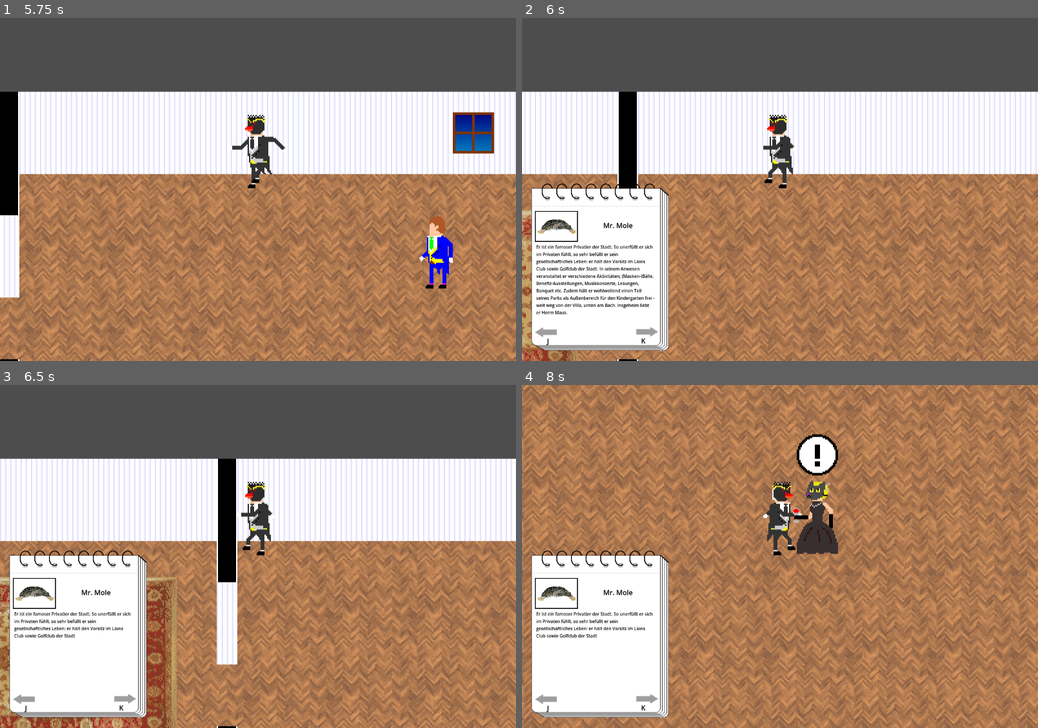
Above: before the commit, frames 1-4 (two rows, left to right).
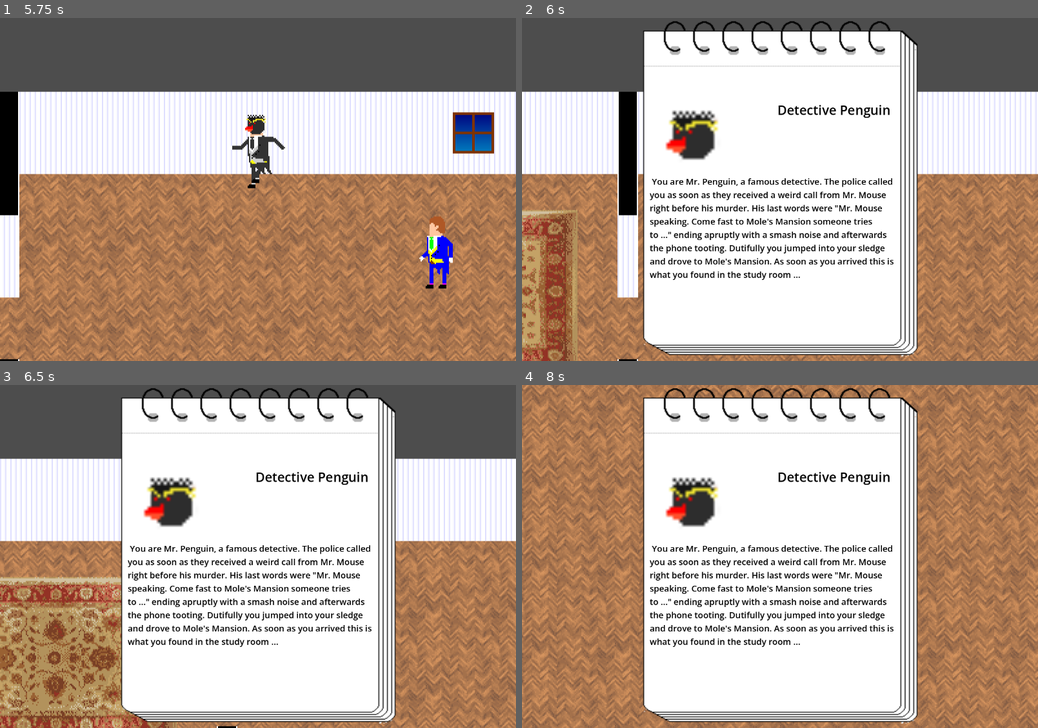
Above: after the commit, the same moments.

Repository: gartenschlaefer/mmmmm
Game: Godot game, scene res://scenes/mmmmm.tscn
The game is run twice, just before and just after one commit, with the same random seed, the same clock (stepped at 60 frames per second) and the same inputs.
Inputs:
- Up to frame 1 (5.75 s): click "Credits" at 0.5 s; tap Enter at 1.25, 2.75 s; hold D (right) 1.28-2.03 s; tap K (next_page) at 1.35, 2.3, 4.35 s; tap J (prev_page) at 1.55, 2.1, 3.05, 5.1 s; tap Space at 2, 4.25 s; hold S (down) 2.03-2.78 s; hold D (right) 2.78-3.5 s; tap X (interact) at 2.85 s; click "Start" at 3.5 s; hold W (up) 4.28-5.03 s; hold A (left) from 5.03 s (still down)
- Up to frame 2 (6 s): keep holding A (left); tap Tab (toggle_notes) at 5.85 s
- Up to frame 3 (6.5 s): keep holding A (left); tap K (next_page) at 6.05 s
- Up to frame 4 (8 s): release A (left) at 6.53 s; hold S (down) 6.53-7.28 s; tap K (next_page) at 6.6, 7.55 s; tap J (prev_page) at 6.8, 7.35 s; hold D (right) from 7.28 s (still down)

Frame 1 is identical in both runs. In frame 2, 51% of the frame differs, in the area x 1-77%, y 0-99%; in frame 3, 52%; in frame 4, 59%.

Commit message:
enhanced notebook

Diff:
--- /dev/null
+++ b/CharacterEnum.gd
@@ -0,0 +1,12 @@
+class_name Character_Enum
+enum Characters {
+	MOLE,
+	FOX,
+	BUNNY,
+	OWL,
+	PENGUIN,
+	SHRIMP,
+	CHAMELEON,
+	MOUSE,
+	CAT
+}
--- a/scenes/mmmmm.tscn
+++ b/scenes/mmmmm.tscn
@@ -6,15 +6,15 @@
 [ext_resource type="Script" uid="uid://dd8lqcv6crk04" path="res://scripts/credits_canvas.gd" id="4_ey5gi"]
 [ext_resource type="Script" uid="uid://ceocf5h4dh25y" path="res://scripts/title_canvas.gd" id="5_g8ct3"]
 
-[node name="mmmmm" type="Node2D"]
+[node name="mmmmm" type="Node2D" unique_id=1792399627]
 script = ExtResource("1_d1dor")
 
-[node name="world" type="Node" parent="."]
+[node name="world" type="Node" parent="." unique_id=1453462322]
 
-[node name="win_canvas" type="CanvasLayer" parent="."]
+[node name="win_canvas" type="CanvasLayer" parent="." unique_id=1722518719]
 script = ExtResource("2_dx8pv")
 
-[node name="ColorRect" type="ColorRect" parent="win_canvas"]
+[node name="ColorRect" type="ColorRect" parent="win_canvas" unique_id=409901608]
 anchors_preset = 15
 anchor_right = 1.0
 anchor_bottom = 1.0
@@ -22,7 +22,7 @@
 grow_vertical = 2
 color = Color(0.46666667, 0.46666667, 0.7019608, 1)
 
-[node name="MarginContainer" type="MarginContainer" parent="win_canvas/ColorRect"]
+[node name="MarginContainer" type="MarginContainer" parent="win_canvas/ColorRect" unique_id=176851058]
 layout_mode = 1
 anchors_preset = 5
 anchor_left = 0.5
@@ -33,29 +33,29 @@
 grow_horizontal = 2
 theme_override_constants/margin_top = 30
 
-[node name="VBoxContainer" type="VBoxContainer" parent="win_canvas/ColorRect/MarginContainer"]
+[node name="VBoxContainer" type="VBoxContainer" parent="win_canvas/ColorRect/MarginContainer" unique_id=1869501020]
 layout_mode = 2
 
-[node name="Label" type="Label" parent="win_canvas/ColorRect/MarginContainer/VBoxContainer"]
+[node name="Label" type="Label" parent="win_canvas/ColorRect/MarginContainer/VBoxContainer" unique_id=151695941]
 layout_mode = 2
 text = "WIN"
 label_settings = ExtResource("2_qx7hw")
 
-[node name="MarginContainer" type="MarginContainer" parent="win_canvas/ColorRect/MarginContainer/VBoxContainer"]
+[node name="MarginContainer" type="MarginContainer" parent="win_canvas/ColorRect/MarginContainer/VBoxContainer" unique_id=337526647]
 layout_mode = 2
 
-[node name="buttons" type="VBoxContainer" parent="win_canvas/ColorRect/MarginContainer/VBoxContainer/MarginContainer"]
+[node name="buttons" type="VBoxContainer" parent="win_canvas/ColorRect/MarginContainer/VBoxContainer/MarginContainer" unique_id=1364861475]
 layout_mode = 2
 
-[node name="Button" type="Button" parent="win_canvas/ColorRect/MarginContainer/VBoxContainer/MarginContainer/buttons"]
+[node name="Button" type="Button" parent="win_canvas/ColorRect/MarginContainer/VBoxContainer/MarginContainer/buttons" unique_id=479599662]
 layout_mode = 2
 text = "Exit"
 
-[node name="credits_canvas" type="CanvasLayer" parent="."]
+[node name="credits_canvas" type="CanvasLayer" parent="." unique_id=371110039]
 visible = false
 script = ExtResource("4_ey5gi")
 
-[node name="ColorRect" type="ColorRect" parent="credits_canvas"]
+[node name="ColorRect" type="ColorRect" parent="credits_canvas" unique_id=2145860533]
 anchors_preset = 15
 anchor_right = 1.0
 anchor_bottom = 1.0
@@ -63,7 +63,7 @@
 grow_vertical = 2
 color = Color(0.46666667, 0.46666667, 0.7019608, 1)
 
-[node name="MarginContainer" type="MarginContainer" parent="credits_canvas/ColorRect"]
+[node name="MarginContainer" type="MarginContainer" parent="credits_canvas/ColorRect" unique_id=1238784211]
 layout_mode = 1
 anchors_preset = 5
 anchor_left = 0.5
@@ -74,29 +74,29 @@
 grow_horizontal = 2
 theme_override_constants/margin_top = 30
 
-[node name="VBoxContainer" type="VBoxContainer" parent="credits_canvas/ColorRect/MarginContainer"]
+[node name="VBoxContainer" type="VBoxContainer" parent="credits_canvas/ColorRect/MarginContainer" unique_id=922161885]
 layout_mode = 2
 
-[node name="Label" type="Label" parent="credits_canvas/ColorRect/MarginContainer/VBoxContainer"]
+[node name="Label" type="Label" parent="credits_canvas/ColorRect/MarginContainer/VBoxContainer" unique_id=2082148666]
 layout_mode = 2
 text = "Credits
 "
 label_settings = ExtResource("2_qx7hw")
 
-[node name="MarginContainer" type="MarginContainer" parent="credits_canvas/ColorRect/MarginContainer/VBoxContainer"]
+[node name="MarginContainer" type="MarginContainer" parent="credits_canvas/ColorRect/MarginContainer/VBoxContainer" unique_id=1974933202]
 layout_mode = 2
 
-[node name="buttons" type="VBoxContainer" parent="credits_canvas/ColorRect/MarginContainer/VBoxContainer/MarginContainer"]
+[node name="buttons" type="VBoxContainer" parent="credits_canvas/ColorRect/MarginContainer/VBoxContainer/MarginContainer" unique_id=1900826131]
 layout_mode = 2
 
-[node name="Button" type="Button" parent="credits_canvas/ColorRect/MarginContainer/VBoxContainer/MarginContainer/buttons"]
+[node name="Button" type="Button" parent="credits_canvas/ColorRect/MarginContainer/VBoxContainer/MarginContainer/buttons" unique_id=1943708224]
 layout_mode = 2
 text = "Exit"
 
-[node name="title_canvas" type="CanvasLayer" parent="."]
+[node name="title_canvas" type="CanvasLayer" parent="." unique_id=1062149007]
 script = ExtResource("5_g8ct3")
 
-[node name="ColorRect" type="ColorRect" parent="title_canvas"]
+[node name="ColorRect" type="ColorRect" parent="title_canvas" unique_id=1519202474]
 anchors_preset = 15
 anchor_right = 1.0
 anchor_bottom = 1.0
@@ -104,7 +104,7 @@
 grow_vertical = 2
 color = Color(0.46666667, 0.46666667, 0.7019608, 1)
 
-[node name="MarginContainer" type="MarginContainer" parent="title_canvas/ColorRect"]
+[node name="MarginContainer" type="MarginContainer" parent="title_canvas/ColorRect" unique_id=707536551]
 layout_mode = 1
 anchors_preset = 5
 anchor_left = 0.5
@@ -115,33 +115,33 @@
 grow_horizontal = 2
 theme_override_constants/margin_top = 30
 
-[node name="VBoxContainer" type="VBoxContainer" parent="title_canvas/ColorRect/MarginContainer"]
+[node name="VBoxContainer" type="VBoxContainer" parent="title_canvas/ColorRect/MarginContainer" unique_id=78199226]
 layout_mode = 2
 
-[node name="Label" type="Label" parent="title_canvas/ColorRect/MarginContainer/VBoxContainer"]
+[node name="Label" type="Label" parent="title_canvas/ColorRect/MarginContainer/VBoxContainer" unique_id=259791895]
 layout_mode = 2
 text = "MMMMM"
 label_settings = ExtResource("2_qx7hw")
 
-[node name="MarginContainer" type="MarginContainer" parent="title_canvas/ColorRect/MarginContainer/VBoxContainer"]
+[node name="MarginContainer" type="MarginContainer" parent="title_canvas/ColorRect/MarginContainer/VBoxContainer" unique_id=14239257]
 layout_mode = 2
 theme_override_constants/margin_top = 50
 
-[node name="buttons" type="VBoxContainer" parent="title_canvas/ColorRect/MarginContainer/VBoxContainer/MarginContainer"]
+[node name="buttons" type="VBoxContainer" parent="title_canvas/ColorRect/MarginContainer/VBoxContainer/MarginContainer" unique_id=956220202]
 layout_mode = 2
 theme_override_constants/separation = 20
 
-[node name="start" type="Button" parent="title_canvas/ColorRect/MarginContainer/VBoxContainer/MarginContainer/buttons"]
+[node name="start" type="Button" parent="title_canvas/ColorRect/MarginContainer/VBoxContainer/MarginContainer/buttons" unique_id=1816580993]
 custom_minimum_size = Vector2(0, 69)
 layout_mode = 2
 text = "Start
 "
 
-[node name="credits" type="Button" parent="title_canvas/ColorRect/MarginContainer/VBoxContainer/MarginContainer/buttons"]
+[node name="credits" type="Button" parent="title_canvas/ColorRect/MarginContainer/VBoxContainer/MarginContainer/buttons" unique_id=4938269]
 layout_mode = 2
 text = "Credits"
 
-[node name="exit" type="Button" parent="title_canvas/ColorRect/MarginContainer/VBoxContainer/MarginContainer/buttons"]
+[node name="exit" type="Button" parent="title_canvas/ColorRect/MarginContainer/VBoxContainer/MarginContainer/buttons" unique_id=1384509466]
 layout_mode = 2
 text = "Exit"
 
--- a/scenes/notepage.tscn
+++ b/scenes/notepage.tscn
@@ -3,10 +3,10 @@
 [ext_resource type="Texture2D" uid="uid://debstykbwf3yn" path="res://art/notepadArt/notebookpage.png" id="1_2vjex"]
 [ext_resource type="Script" uid="uid://f3r7mfrqhe1l" path="res://scripts/notepage.gd" id="1_nqsnd"]
 [ext_resource type="Texture2D" uid="uid://cwjl2rqrh2pjo" path="res://art/notepadArt/arrow.png" id="2_nqsnd"]
-[ext_resource type="Texture2D" uid="uid://chrcxxy83ud1y" path="res://art/character_pictures/pic_mole.png" id="3_pluw0"]
 
 [sub_resource type="StyleBoxFlat" id="StyleBoxFlat_t2tca"]
-bg_color = Color(0, 0, 0, 1)
+bg_color = Color(1, 1, 1, 1)
+border_color = Color(1, 1, 1, 1)
 
 [node name="notepage" type="Control" unique_id=123220286]
 layout_mode = 3
@@ -18,39 +18,58 @@
 
 [node name="notepadSprite" type="TextureRect" parent="." unique_id=548723781]
 layout_mode = 0
-offset_left = 21.0
-offset_top = -430.0
-offset_right = 341.0
-offset_bottom = 20.0
-scale = Vector2(1, 0.9088889)
+offset_left = 280.0
+offset_top = -825.0
+offset_right = 600.0
+offset_bottom = -375.0
+scale = Vector2(2, 1.818)
 texture = ExtResource("1_2vjex")
+
+[node name="right_arrow" type="TextureRect" parent="." unique_id=1046965108]
+layout_mode = 0
+offset_left = 821.0
+offset_top = -97.0
+offset_right = 871.0
+offset_bottom = -74.0
+texture = ExtResource("2_nqsnd")
+
+[node name="Label" type="Label" parent="right_arrow" unique_id=1388404117]
+top_level = true
+layout_mode = 0
+offset_left = 820.0
+offset_top = 727.0
+offset_right = 860.0
+offset_bottom = 750.0
+theme_override_colors/font_color = Color(0, 0, 0, 1)
+text = "K"
+horizontal_alignment = 1
 
 [node name="left_arrow" type="TextureRect" parent="." unique_id=1750002782]
 layout_mode = 0
-offset_left = 31.0
-offset_top = -78.0
-offset_right = 81.0
-offset_bottom = -55.0
+offset_left = 293.0
+offset_top = -97.0
+offset_right = 343.0
+offset_bottom = -74.0
 texture = ExtResource("2_nqsnd")
 flip_h = true
 
 [node name="Label" type="Label" parent="left_arrow" unique_id=269723872]
 top_level = true
 layout_mode = 0
-offset_left = 41.0
-offset_top = 742.0
-offset_right = 81.0
-offset_bottom = 765.0
+offset_left = 305.0
+offset_top = 723.0
+offset_right = 345.0
+offset_bottom = 746.0
 theme_override_colors/font_color = Color(0, 0, 0, 1)
 text = "J"
 horizontal_alignment = 1
 
 [node name="CharacterIconContainer" type="PanelContainer" parent="." unique_id=54293734]
 layout_mode = 0
-offset_left = 30.0
-offset_top = -350.0
-offset_right = 130.0
-offset_bottom = -278.0
+offset_left = 290.0
+offset_top = -680.0
+offset_right = 530.0
+offset_bottom = -440.0
 theme_override_styles/panel = SubResource("StyleBoxFlat_t2tca")
 
 [node name="CharacterIconMarginContainer" type="MarginContainer" parent="CharacterIconContainer" unique_id=1672361258]
@@ -62,7 +81,6 @@
 
 [node name="IconTexture" type="TextureRect" parent="CharacterIconContainer/CharacterIconMarginContainer" unique_id=1499479796]
 layout_mode = 2
-texture = ExtResource("3_pluw0")
 expand_mode = 2
 
 [node name="Character_Descriptions" type="Control" parent="." unique_id=1953794538]
@@ -74,41 +92,21 @@
 
 [node name="MainDescription" type="Label" parent="Character_Descriptions" unique_id=1721731779]
 layout_mode = 0
-offset_left = 33.0
-offset_top = -273.0
-offset_right = 311.0
-offset_bottom = -88.0
+offset_left = 297.0
+offset_top = -433.0
+offset_right = 870.0
+offset_bottom = -106.0
 theme_override_colors/font_color = Color(0, 0, 0, 1)
-theme_override_font_sizes/font_size = 10
-text = "Er ist ein famoser Privatier der Stadt. So unerfüllt er sich im Privaten fühlt, so sehr befüllt er sein gesellschaftliches Leben: er hält den Vorsitz im Lions Club sowie Golfclub der Stadt. In seinem Anwesen veranstaltet er verschiedene Aktivitäten; (Masken-)Bälle, Benefiz-Ausstellungen, Musikkonzerte, Lesungen, Banquet etc. Zudem hält er wohlwollend einen Teil seines Parks als Außenbereich für den Kindergarten frei - weit weg von der Villa, unten am Bach. Insgeheim liebt er Herrn Maus."
+theme_override_font_sizes/font_size = 20
 autowrap_mode = 2
 
 [node name="TopDescription" type="Label" parent="Character_Descriptions" unique_id=952005880]
 layout_mode = 0
-offset_left = 132.0
-offset_top = -346.0
-offset_right = 316.0
-offset_bottom = -286.0
+offset_left = 594.0
+offset_top = -616.0
+offset_right = 778.0
+offset_bottom = -556.0
 theme_override_colors/font_color = Color(0, 0, 0, 1)
-text = "Mr. Mole"
+theme_override_font_sizes/font_size = 30
 horizontal_alignment = 1
 vertical_alignment = 1
-
-[node name="right_arrow" type="TextureRect" parent="Character_Descriptions" unique_id=1046965108]
-layout_mode = 0
-offset_left = 266.0
-offset_top = -79.0
-offset_right = 316.0
-offset_bottom = -56.0
-texture = ExtResource("2_nqsnd")
-
-[node name="Label" type="Label" parent="Character_Descriptions/right_arrow" unique_id=1388404117]
-top_level = true
-layout_mode = 0
-offset_left = 263.0
-offset_top = 741.0
-offset_right = 303.0
-offset_bottom = 764.0
-theme_override_colors/font_color = Color(0, 0, 0, 1)
-text = "K"
-horizontal_alignment = 1
--- a/scripts/notepage.gd
+++ b/scripts/notepage.gd
@@ -1,33 +1,66 @@
 extends Node
 var notePageDetails : Array[NotePageDetails] = [];
-var current_description = 0;
+var current_description = -1;
+var charactersFound : Array[Character_Enum.Characters] = [];
 @onready var main_description: Label = $Character_Descriptions/MainDescription
 @onready var top_description: Label = $Character_Descriptions/TopDescription
 @onready var icon_texture: TextureRect = $CharacterIconContainer/CharacterIconMarginContainer/IconTexture
+@onready var left_arrow: TextureRect = $left_arrow
+@onready var right_arrow: TextureRect = $right_arrow
 
 # Called when the node enters the scene tree for the first time.
 func _ready() -> void:
-	#Mr Mole
-	notePageDetails.push_back(NotePageDetails.new(preload("uid://chrcxxy83ud1y"),"Mr. Mole", "Er ist ein famoser Privatier der Stadt. So unerfüllt er sich im Privaten fühlt, so sehr befüllt er sein gesellschaftliches Leben: er hält den Vorsitz im Lions Club sowie Golfclub der Stadt. In seinem Anwesen veranstaltet er verschiedene Aktivitäten; (Masken-)Bälle, Benefiz-Ausstellungen, Musikkonzerte, Lesungen, Banquet etc. Zudem hält er wohlwollend einen Teil seines Parks als Außenbereich für den Kindergarten frei - weit weg von der Villa, unten am Bach. Insgeheim liebt er Herrn Maus."));;
-	#test
-	notePageDetails.push_back(NotePageDetails.new(preload("uid://chrcxxy83ud1y"),"Mr. Mole", "Er ist ein famoser Privatier der Stadt. So unerfüllt er sich im Privaten fühlt, so sehr befüllt er sein gesellschaftliches Leben: er hält den Vorsitz im Lions Club sowie Golfclub der Stadt"));
-
+	characterFound(Character_Enum.Characters.PENGUIN);
 
 # Called every frame. 'delta' is the elapsed time since the previous frame.
 func _process(_delta: float) -> void:
-	var new_description = current_description
-	if(Input.is_action_just_pressed("next_page")):
-		if (current_description < notePageDetails.size()-1):
-			new_description = current_description +1;
-	elif (Input.is_action_just_pressed("prev_page")):
-		if(current_description > 0) :
-			new_description = current_description -1;
-	if (new_description != current_description):
-		current_description = new_description;
-		updatePageDescription();
+	if(notePageDetails.size()>0):
+		var new_description = 0 if current_description == -1 else  current_description;
+		if(Input.is_action_just_pressed("next_page")):
+			if (current_description < notePageDetails.size()-1):
+				new_description = current_description +1;
+		elif (Input.is_action_just_pressed("prev_page")):
+			if(current_description > 0) :
+				new_description = current_description -1;
+		if (new_description != current_description):
+			current_description = new_description;
+			updatePageDescription();
+	else:
+		left_arrow.visible = false;
+		right_arrow.visible = false;
+
 
 func updatePageDescription() -> void:
 	var details:NotePageDetails = notePageDetails[current_description];
 	main_description.text = details.description;
 	top_description.text = details.title;
 	icon_texture.texture = details.icon;
+	left_arrow.visible = false if current_description == 0 else true;
+	right_arrow.visible = false if current_description == notePageDetails.size()-1 else true;
+
+
+func characterFound(char:Character_Enum.Characters):
+	if(!charactersFound.has(char)):
+		charactersFound.push_back(char);
+		notePageDetails.push_back(getCharDescription(char));
+
+func getCharDescription(char: Character_Enum.Characters):
+	match char:
+		Character_Enum.Characters.MOLE:
+			return NotePageDetails.new(preload("uid://chrcxxy83ud1y"),"Mr. Mole", "Mr. Mole is the splendid and generous privatier of the town. As unfullfilled as he feels in his private, he fills his social life to the brim: he is president of the Lions Club and the towns Golf Club. In his Mansion he holds different glorious parties - mask balls, benefit events, classic concerts, readings, banquets etc. Furthermore, he generously reserves a part of his park as outdoor area for the towns kindergarden. He is in a romantic relationship with Mr. Mouse");
+		Character_Enum.Characters.BUNNY:
+			return NotePageDetails.new(preload("uid://ckm3vba2p8t7h"),"Mrs. Rabbit","She is restless and nervous, always on the run. Mrs. Rabbit dedicates her live to her garden and vegetables she grows herself. She is a little bit afraid of that the new villager Mr. Fox will ambush her. This fear stems from an incident between her and Mr. Fox, when he moved into the house next door. Mrs. Rabbit wanted to welcome him with a homemade carrot cake. But this turned out to be a bad idea, since Mr. Fox ended up yelling at her and running into his house and slamming the door.")
+		Character_Enum.Characters.FOX:
+			return NotePageDetails.new(preload("uid://ch32gjy6c866b"),"Mr. Fox","Mr. Fox is a handy man always fixing stuff instead of bying something new. He just moved into the town. Although he is so helpful to the rest of the villagers, they don't fully trust him. This is because of the incident with Mrs. Rabbit, whom presented him with a homemade carrot cake not knowing that Mr. Fox is intolerate to vegtables, and his face swells to three times its original size just when getting close to vegetables.")
+		Character_Enum.Characters.OWL:
+			return NotePageDetails.new(preload("uid://bbheemlaj8bc8"),"Mrs. Owl", "Mrs. Owl is the village eldest. This is also why the other villagers come to her for advice. She manages the library. A patient job since she suffers from narcolepsy. Mrs. Owl appreciates good food. She is happy to have Mrs. Rabbit living close by, and provides her with fresh vegetables");
+		Character_Enum.Characters.PENGUIN:
+			return NotePageDetails.new(preload("uid://c4gqfpnkur0yk"),"Detective Penguin", ' You are Mr. Penguin, a famous detective. The police called you as soon as they received a weird call from Mr. Mouse right before his murder. His last words were "Mr. Mouse speaking. Come fast to Mole\'s Mansion someone tries to ..." ending apruptly with a smash noise and afterwards the phone tooting. Dutifully you jumped into your sledge and drove to Mole\'s Mansion. As soon as you arrived this is what you found in the study room ...');
+		Character_Enum.Characters.SHRIMP:
+			return NotePageDetails.new(preload("uid://c767wrns47nah"),"Mr. Shrimp","Mr. Shrimp loves cleaning and keeping everything in order. No broom or rag is safe from him. He even cleans other people's houses just for fun");
+		Character_Enum.Characters.CHAMELEON:
+			return NotePageDetails.new(preload("uid://bcgfrr7a6e7c2"),"Mr. Chameleon","Mr. Chameleon is creative and also a little weird. He has the potential to become an famous artist one day. After his wife left he tried to overcome the pain in his paintings. Not all of the villagers appretiate his work. Anyway Mr. Mole is a big fan and calls himself Mr. Chameleons patron.")
+		Character_Enum.Characters.MOUSE:
+			return NotePageDetails.new(preload("uid://cicow3ecryqj0"),"Mr.Mouse","He died at the beginning of this mysterious murder case. Mr. Mouse was a beloved fellow. Everybody will miss him. So why would someone murder him? Was he just collateral damage or is there something more behind this allegedly white vested little creature? Questions over questions, gladly you are here to bring some light into the dark.");
+		Character_Enum.Characters.CAT:
+			return NotePageDetails.new(preload("uid://c8vf6bm5kfil5"),"Mrs. Cat","Mrs. Cat is the femme fatal of the community. As smooth and cuddly as she may seem, she is actually rather a loner. She loves beautiful things and appreciates an asthetically pleasing environment");
Not shown, added: CharacterEnum.gd.uid
Not shown, added: art/IMG_7858.jpeg.import
Not shown: 1 places in scenes/mmmmm.tscn that only renumber resources
